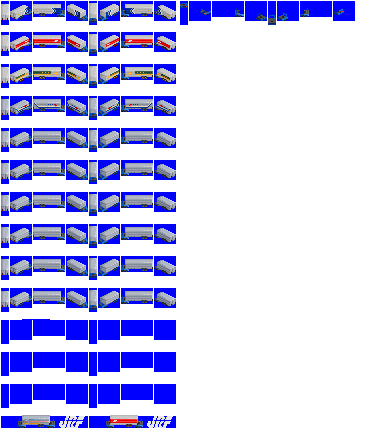
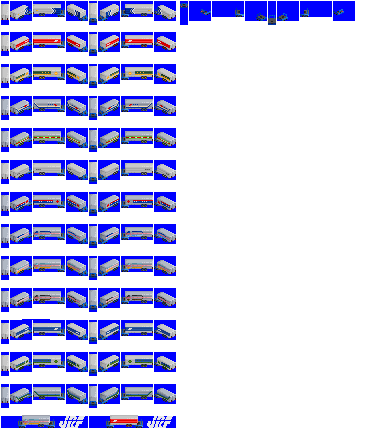
Revision of a layered w=380, h=440 image; what changed, layer by layer:
painted on "DMT front" over [1, 135, 176, 406]
